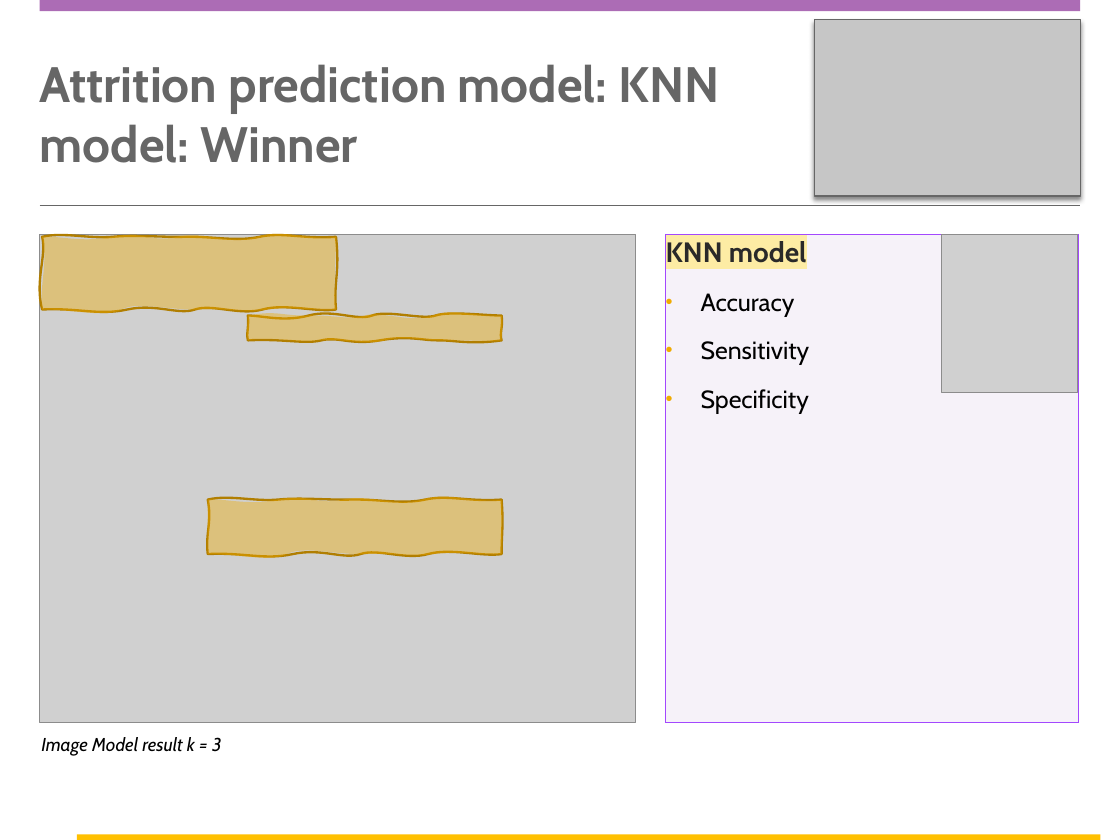
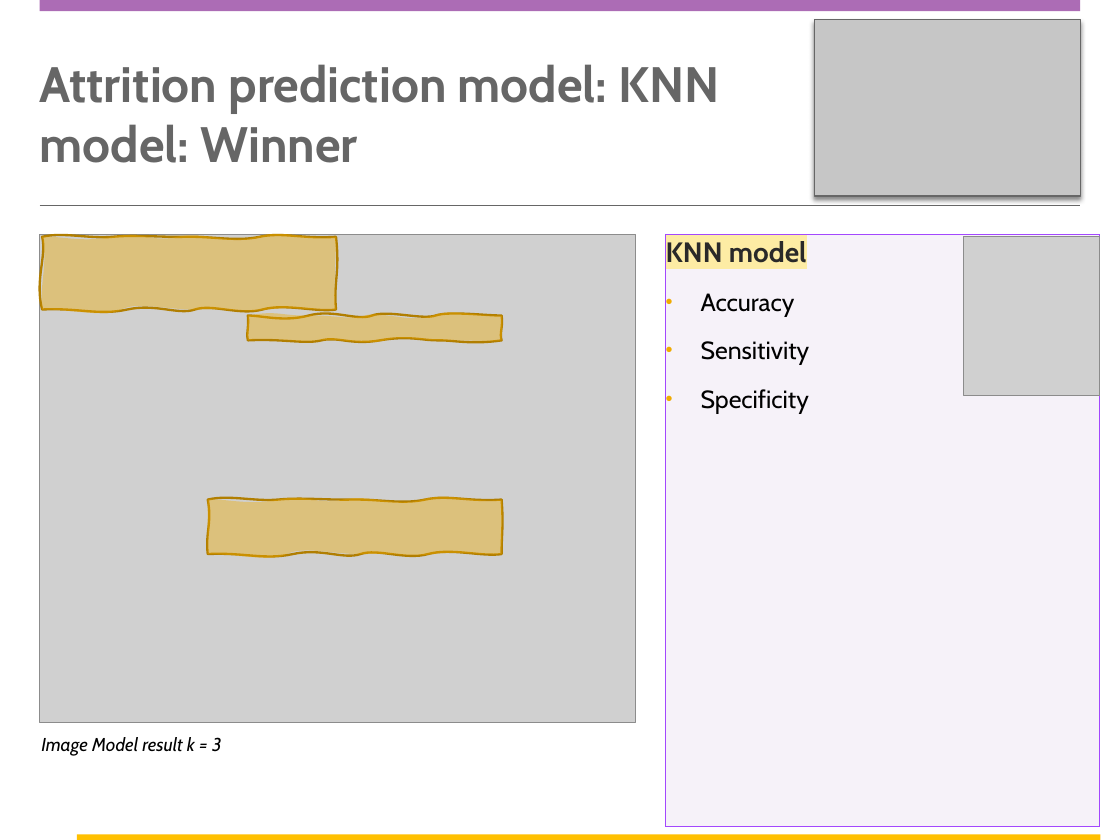
Before and after one commit to carlosAtestevez/CaseStudy2DDS, a slide deck: slide 13 of DDSAnalytics Presentation.pptx. Drawn at 1120x840 pixels with LibreOffice and Linux fonts; fonts in the diff are those of the drawing; grey boxes stand for pictures; background and template pictures are left out. Boxes give left, top, right and bottom in pixels: in the first picture for what was removed or moved away, otherwise in the second. Text is boxed around its words. In the diff, an @@ line names an element or a change of style, - is before the commit and + after.

```diff
--- a/DDSAnalytics Presentation.pptx
+++ b/DDSAnalytics Presentation.pptx
@@ rectangle "KNN model": place and size @@
-rectangle "KNN model" at [665,234,1079,722]
+rectangle "KNN model" at [665,234,1099,825]
@@ picture: place and size @@
-picture at [942,234,1077,392]
+picture at [963,236,1099,394]
```
Also in this commit, not shown: 10 other slides changed, 6 slides added, 6 other files.
